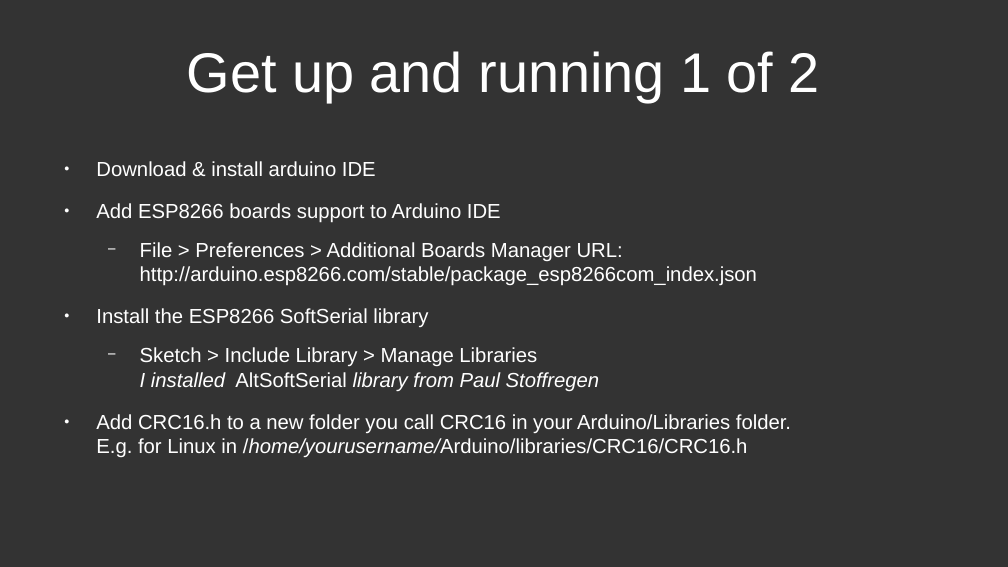
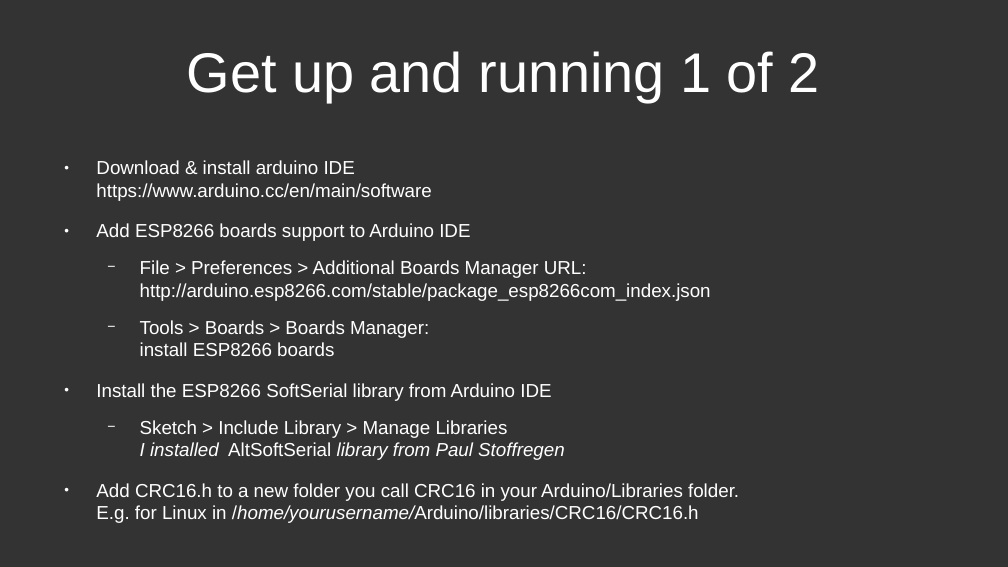
Before and after one commit to Raeymeister/BelgianSmartMeter2Domoticz, a slide deck: slide 11 of BelgianSmartMeter2DomoticzOverview.odp. Drawn at 1008x567 pixels with LibreOffice and Linux fonts; fonts in the diff are those of the drawing. Boxes give left, top, right and bottom in pixels: in the first picture for what was removed or moved away, otherwise in the second. Text is boxed around its words. In the diff, an @@ line names an element or a change of style, - is before the commit and + after.

Commit message:
updated Presentation

```diff
--- a/BelgianSmartMeter2DomoticzOverview.odp
+++ b/BelgianSmartMeter2DomoticzOverview.odp
@@ text at bbox=[96, 160, 431, 201]: text changed; size 16 to 14.8 pt @@
-● Download & install arduino IDE
+● Download & install arduino IDE
+  https://www.arduino.cc/en/main/software
@@ text at bbox=[96, 223, 739, 523]: size 16 to 14.8 pt in "Add ESP8266 boards support to Arduino IDE", "File > Preferences > Additional Boards Manager ...", "Sketch > Include Library > Manage Libraries ...", "Add CRC16.h to a new folder you ..." @@
@@ text at bbox=[96, 320, 551, 401]: text changed; size 16 to 14.8 pt @@
-● Install the ESP8266 SoftSerial library
+  − Tools > Boards > Boards Manager:
+    install ESP8266 boards
+● Install the ESP8266 SoftSerial library from Arduino IDE
```
